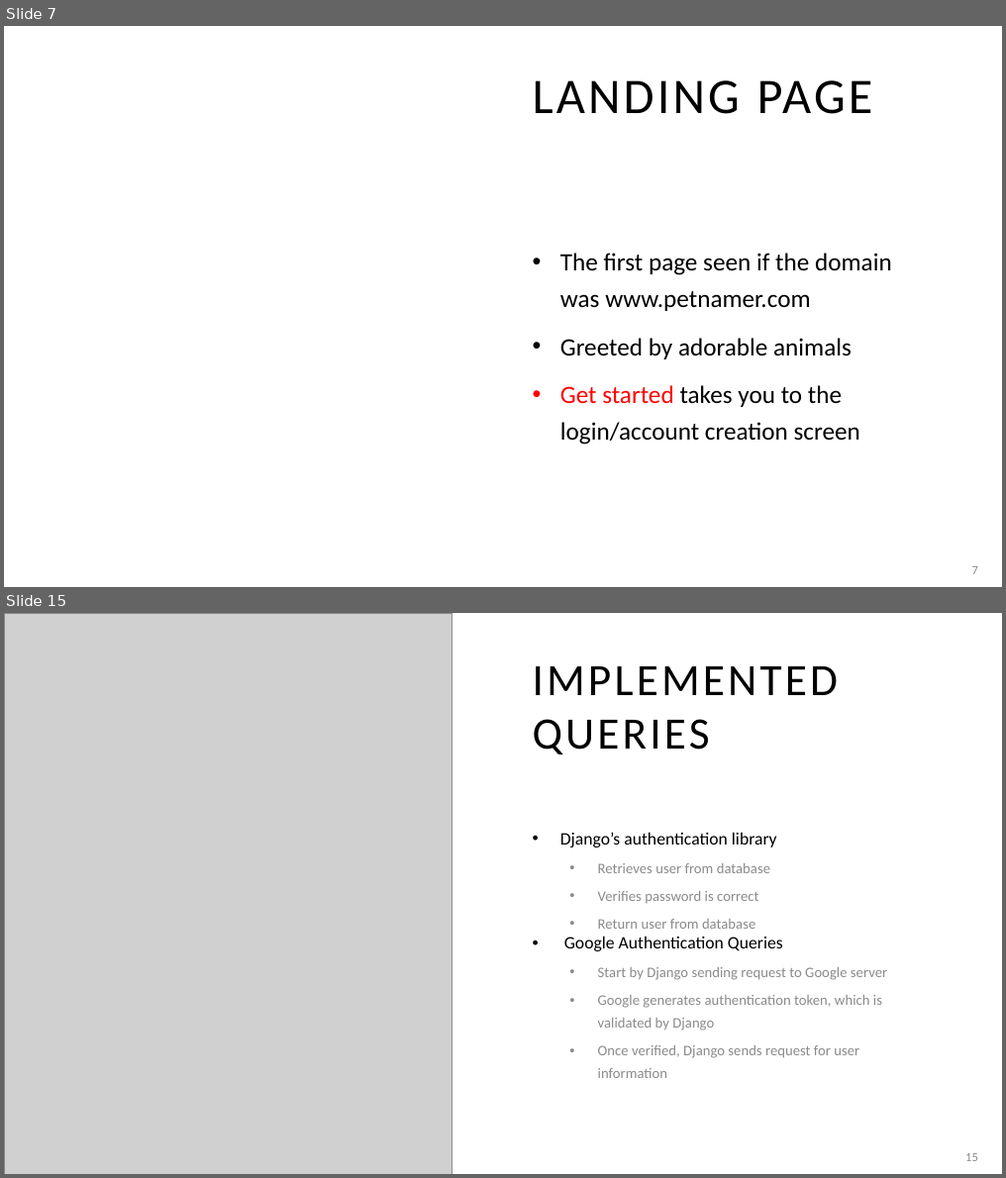
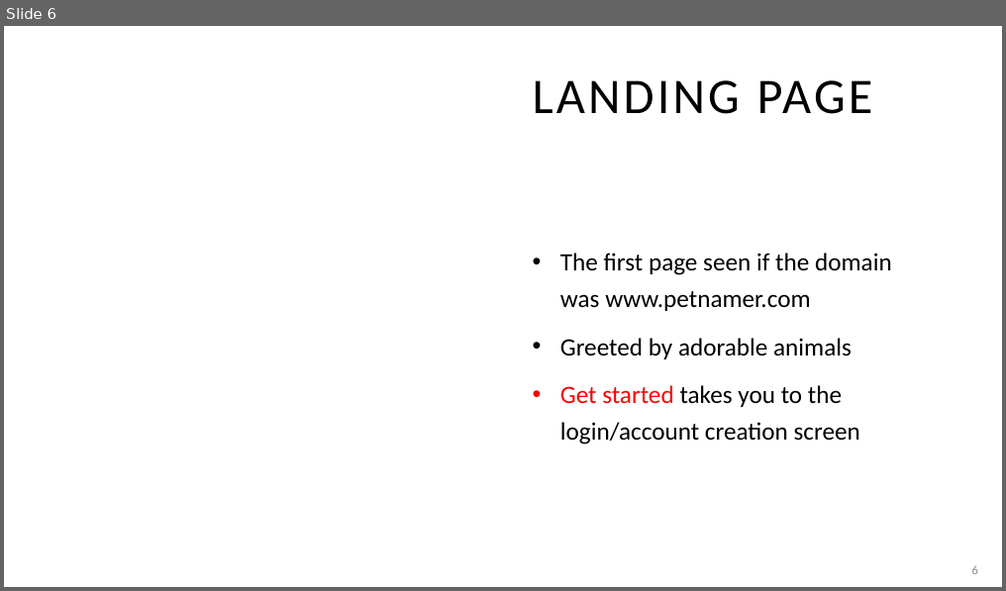
Before and after one commit to adriaonline/CPT200SP24-Team1, a slide deck: Phase 3 Docs/Phase 3 - Presentation.pptx. Shown one above the other, each under a label of ours: slides 7 and 15 before the commit, slide 6 after it; the slides between them are not shown. The pictures are 1006x1178 and 1006x591 pixels, drawn with LibreOffice and Linux fonts; fonts in the diff are those of the drawing; grey boxes stand for pictures. Boxes give left, top, right and bottom in pixels: in the first picture for what was removed or moved away, otherwise in the second. Text is boxed around its words. In the diff, an @@ line names an element or a change of style, - is before the commit and + after.

```diff
--- a/Phase 3 Docs/Phase 3 - Presentation.pptx
+++ b/Phase 3 Docs/Phase 3 - Presentation.pptx
@@ slide 15 removed at (x1=4, y1=613, x2=1002, y2=1174), background #FFFFFF @@
@@ picture removed at (x1=4, y1=613, x2=452, y2=1174) @@
@@ title removed at (x1=533, y1=666, x2=838, y2=755) @@
-IMPLEMENTED QUERIES
@@ text removed at (x1=560, y1=832, x2=887, y2=1078) @@
-• Django’s authentication library
-  • Retrieves user from database
-  • Verifies password is correct
-  • Return user from database
-• Google Authentication Queries
-  • Start by Django sending request to Google server
-  • Google generates authentication token, which is validated by Django
-  • Once verified, Django sends request for user information
@@ page number removed at (x1=965, y1=1154, x2=978, y2=1161) @@
-15
@@ what was slide 7 is now slide 6 @@
@@ page number at (x1=972, y1=566, x2=978, y2=574): text changed @@
-7
+6
```
Also in this commit, not shown: 6 slides changed, 3 slides added, 12 other slides removed, 1 other file.
